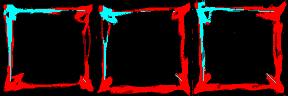
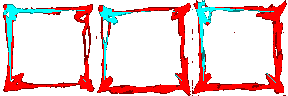
Comparing the layer stacks of the two 288 x 96 images. Changes:
added layer "6sadsad #1" above "Frame" over [2, 0, 288, 96]
painted on "Frame" over [0, 0, 288, 96]
painted on "6sadsad" over [0, 0, 288, 96]
